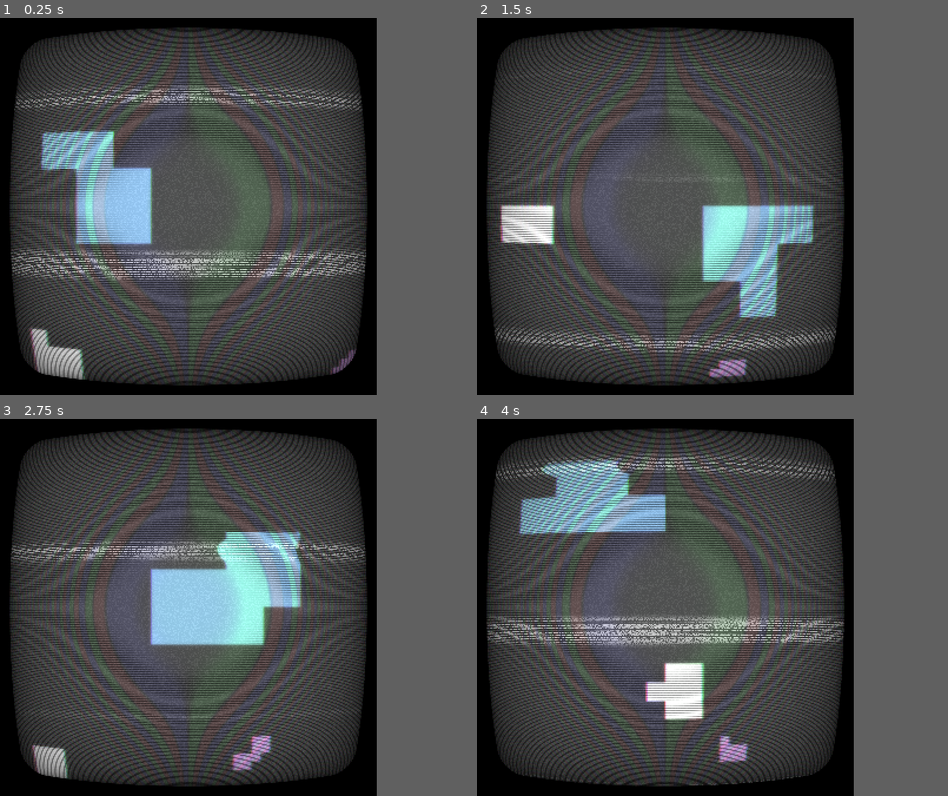
Above: before the commit, frames 1-4 (two rows, left to right).
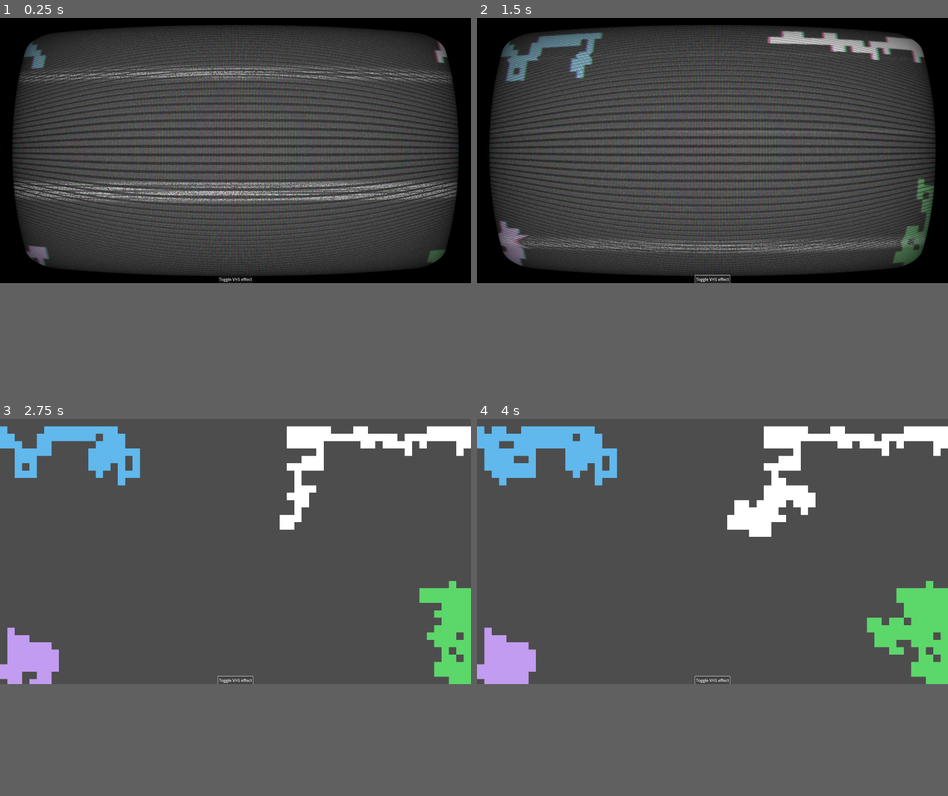
Above: after the commit, the same moments.

Repository: Lentanta/godot-random-walker
Game: Godot game, scene res://main_node.tscn
The game is run twice, just before and just after one commit, with the same random seed, the same clock (stepped at 60 frames per second) and the same inputs.
Inputs (mouse positions are in pixels of both pictures, inside the frame that each line leads up to):
- Up to frame 1 (0.25 s): no input
- Up to frame 2 (1.5 s): click (665, 391) at 0.5 s, where only the run after the commit has a clickable "Toggle VHS effect"; click (665, 391) at 1.25 s, where only the run after the commit has a clickable "Toggle VHS effect"
- Up to frame 3 (2.75 s): click (188, 792) at 2 s, where only the run after the commit has a clickable "Toggle VHS effect"
- Up to frame 4 (4 s): no input
In our replay, the window is 640x640 before the commit and 800x450 after it. These sizes can differ from the game's own. Grey fills any space a smaller window leaves; there, only what the larger window draws over its background counts as a difference.

The runs differ from the first frame. In frame 1, 61% of the frame differs, in the area x 2-98%, y 1-98%; in frame 2, 59%; in frame 3, 55%; in frame 4, 56%.

Commit message:
update VHS effect and toggle button

Diff:
--- /dev/null
+++ b/button.gd
@@ -0,0 +1,6 @@
+extends Button
+
+@onready var shader_filter = $"../ShaderFilter"
+
+func _on_pressed() -> void:
+	shader_filter.visible = !shader_filter.visible
--- a/main_node.tscn
+++ b/main_node.tscn
@@ -1,7 +1,8 @@
-[gd_scene load_steps=4 format=3 uid="uid://db7jd1vcvtd0p"]
+[gd_scene load_steps=5 format=3 uid="uid://db7jd1vcvtd0p"]
 
 [ext_resource type="Shader" uid="uid://beh4mpfjfodu0" path="res://color_rect.gdshader" id="1_dhalm"]
 [ext_resource type="Script" uid="uid://b8qkwxtnkrrpo" path="res://square.gd" id="1_lwogq"]
+[ext_resource type="Script" uid="uid://br5kig6nuqmml" path="res://button.gd" id="2_bxfy6"]
 
 [sub_resource type="ShaderMaterial" id="ShaderMaterial_bxfy6"]
 shader = ExtResource("1_dhalm")
@@ -39,18 +40,37 @@
 grow_horizontal = 2
 grow_vertical = 2
 
+[node name="Button" type="Button" parent="CanvasLayer"]
+anchors_preset = 7
+anchor_left = 0.5
+anchor_top = 1.0
+anchor_right = 0.5
+anchor_bottom = 1.0
+offset_left = -71.0
+offset_top = -31.0
+offset_right = 71.0
+grow_horizontal = 2
+grow_vertical = 0
+text = "Toggle VHS effect"
+script = ExtResource("2_bxfy6")
+
 [node name="Square" type="Node2D" parent="."]
 script = ExtResource("1_lwogq")
-SQRT_SiZE = 32
 square_pos = Vector2(0, 0)
 color = Color(0.37800285, 0.7200076, 0.92653865, 1)
 
 [node name="Square2" type="Node2D" parent="."]
 script = ExtResource("1_lwogq")
-SQRT_SiZE = 16
-square_pos = Vector2(0, 320)
+square_pos = Vector2(1890, 0)
 
 [node name="Square3" type="Node2D" parent="."]
 script = ExtResource("1_lwogq")
-SQRT_SiZE = 8
-color = Color(0.77618337, 0.48143828, 0.9689025, 1)
+square_pos = Vector2(0, 1060)
+color = Color(0.7592979, 0.6130427, 0.93966687, 1)
+
+[node name="Square4" type="Node2D" parent="."]
+script = ExtResource("1_lwogq")
+square_pos = Vector2(1890, 1050)
+color = Color(0.3623615, 0.8433892, 0.41414726, 1)
+
+[connection signal="pressed" from="CanvasLayer/Button" to="CanvasLayer/Button" method="_on_pressed"]
--- a/project.godot
+++ b/project.godot
@@ -10,14 +10,14 @@
 
 [application]
 
-config/name="The nature of code"
+config/name="Random walker"
 run/main_scene="uid://db7jd1vcvtd0p"
 config/features=PackedStringArray("4.5", "Forward Plus")
 config/icon="res://icon.svg"
 
 [display]
 
-window/size/viewport_width=320
-window/size/viewport_height=320
+window/size/viewport_width=1920
+window/size/viewport_height=1080
 window/size/resizable=false
 window/stretch/mode="viewport"
--- a/square.gd
+++ b/square.gd
@@ -1,6 +1,6 @@
 extends Node2D
 
-@export var SQRT_SiZE = 0
+@export var SQRT_SiZE = 30
 @export var square_pos = Vector2(320, 320)
 
 @export var color:Color = Color.WHITE
@@ -28,8 +28,9 @@
 		square_pos.x -= SQRT_SiZE
 
 	path.append(square_pos)
-	if path.size() > 10:
-		path.pop_front()
+	if path.size() > 1000:
+		#path.pop_front()
+		path = []
 
 	queue_redraw()
 
Not shown, added: button.gd.uid
Renamed: html-export/random-walker.apple-touch-icon.png -> dist/random-walker.apple-touch-icon.png
Renamed: html-export/random-walker.apple-touch-icon.png.import -> dist/random-walker.apple-touch-icon.png.import
Renamed: html-export/random-walker.icon.png -> dist/random-walker.icon.png
Renamed: html-export/random-walker.icon.png.import -> dist/random-walker.icon.png.import
Renamed: html-export/random-walker.png -> dist/random-walker.png
Renamed: html-export/random-walker.png.import -> dist/random-walker.png.import
Not shown, added: dist/random-walker.audio.position.worklet.js
Not shown, added: dist/random-walker.audio.worklet.js
Not shown, added: dist/random-walker.html
Not shown, added: dist/random-walker.js
Not shown, added: dist/random-walker.pck
(and 2 more such lines)
